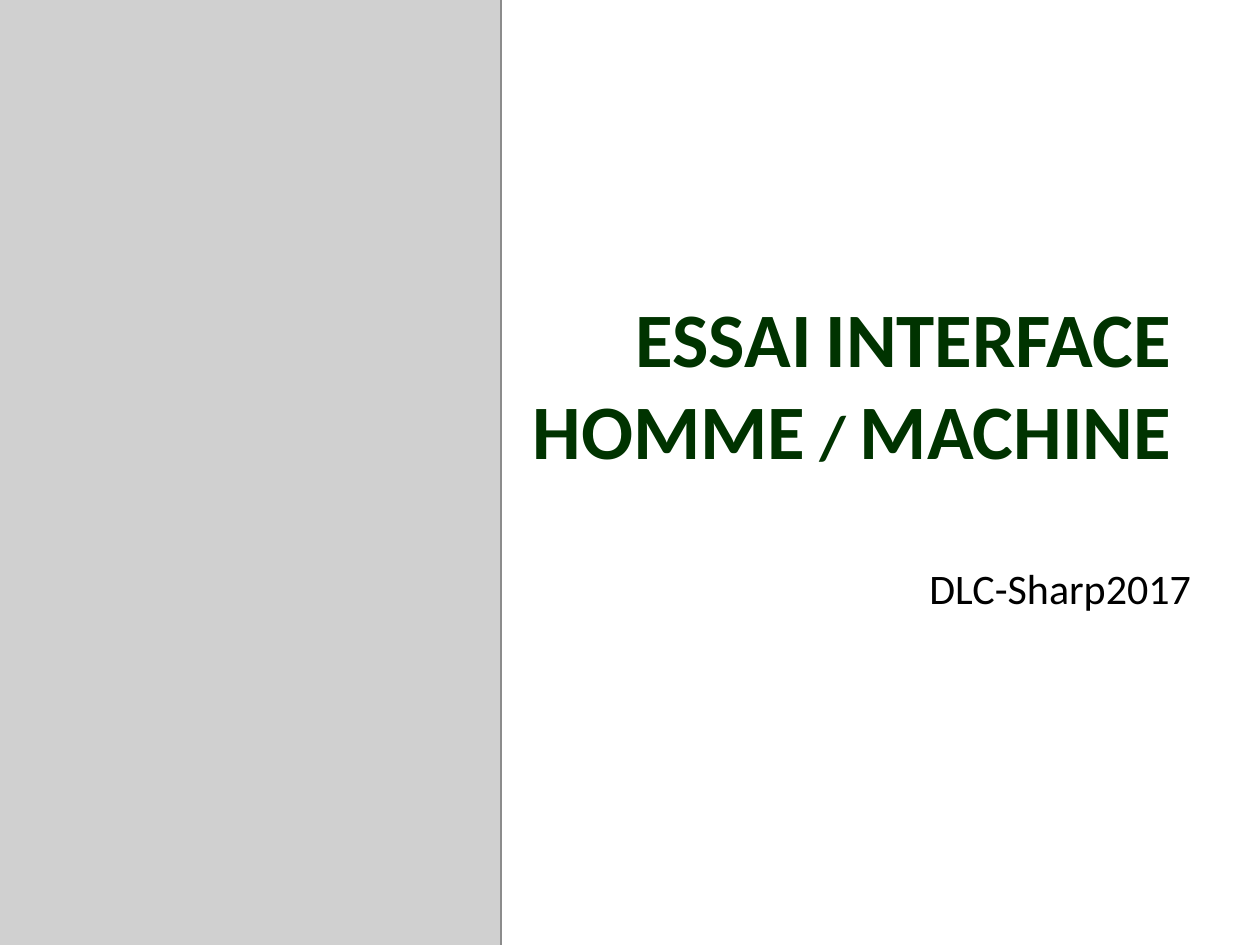
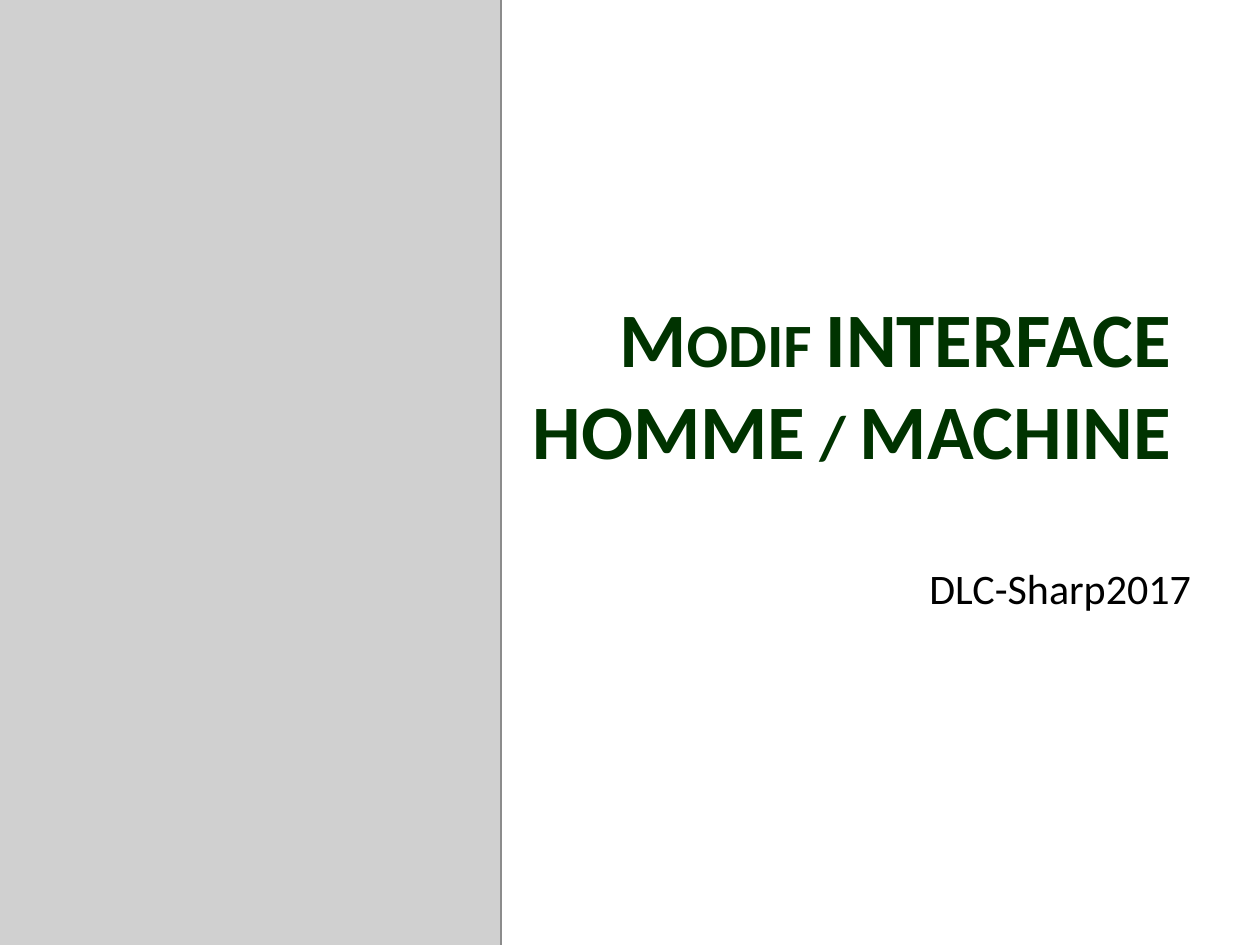
Before and after one commit to LucNtonga/IHM, a slide deck: slide 1 of INTERFACE.pptx. Drawn at 1260x945 pixels with LibreOffice and Linux fonts; fonts in the diff are those of the drawing; grey boxes stand for pictures; background and template pictures are left out. Boxes give left, top, right and bottom in pixels: in the first picture for what was removed or moved away, otherwise in the second. Text is boxed around its words. In the diff, an @@ line names an element or a change of style, - is before the commit and + after.

Commit message:
modif
modification 16:33

```diff
--- a/INTERFACE.pptx
+++ b/INTERFACE.pptx
@@ title at <box>533,316,1171,460</box>: text changed @@
-ESSAI INTERFACE
-HOMME / MACHINE
+Modif INTERFACE
+HOMME / MACHINE
```
